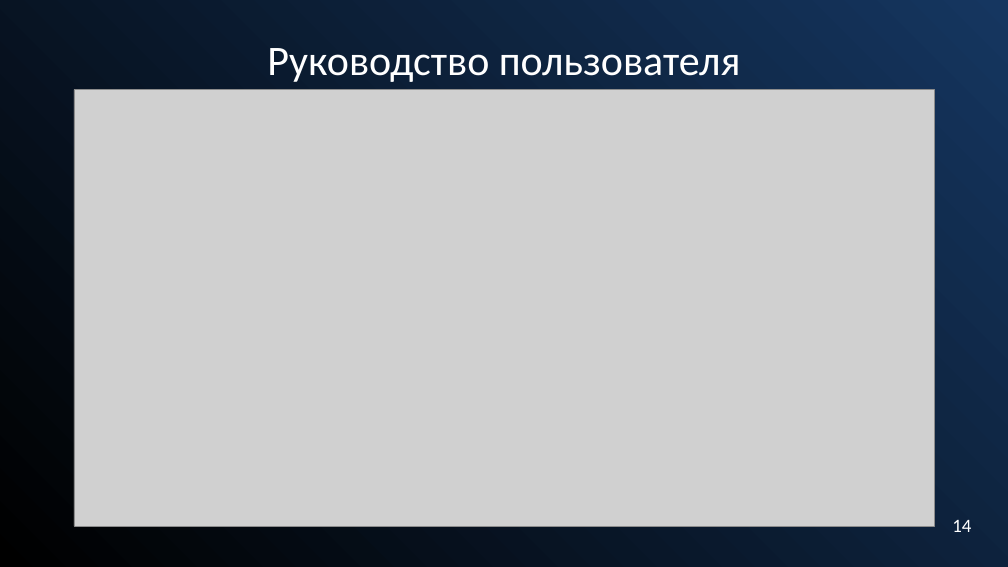
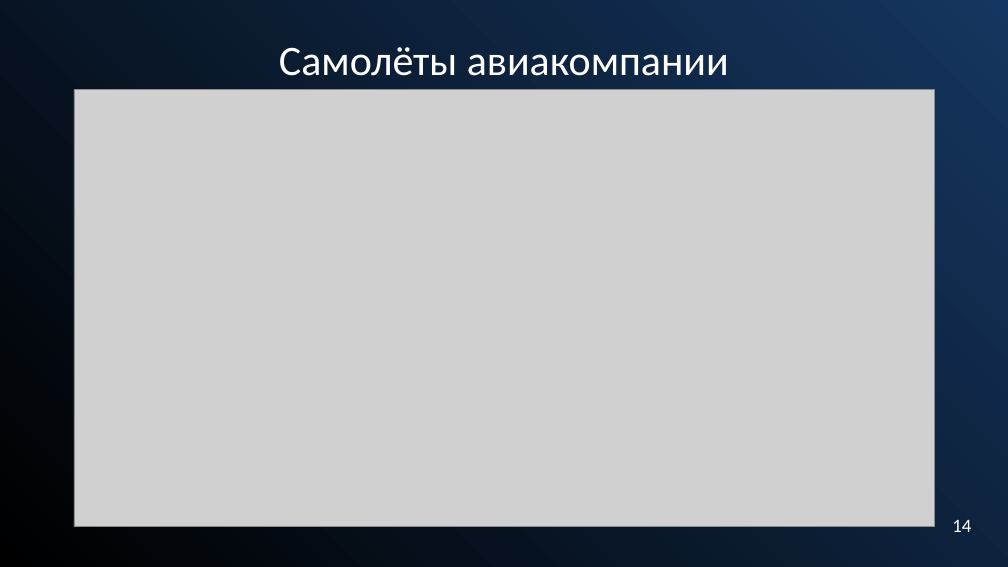
Before and after one commit to Alfamodik/AirCharter, a slide deck: slide 22 of Docs/ВКР/Презентация на защиту диплома.pptx (slide 23 before the commit). Drawn at 1008x567 pixels with LibreOffice and Linux fonts; fonts in the diff are those of the drawing; grey boxes stand for pictures. Boxes give left, top, right and bottom in pixels: in the first picture for what was removed or moved away, otherwise in the second. Text is boxed around its words. In the diff, an @@ line names an element or a change of style, - is before the commit and + after.

```diff
--- a/Docs/ВКР/Презентация на защиту диплома.pptx
+++ b/Docs/ВКР/Презентация на защиту диплома.pptx
@@ subtitle at bbox=[279, 47, 729, 76]: text changed @@
-Руководство пользователя
+Самолёты авиакомпании
```
Also in this commit, not shown: 13 other slides changed, 3 slides added, 5 slides removed, 2 other files.
